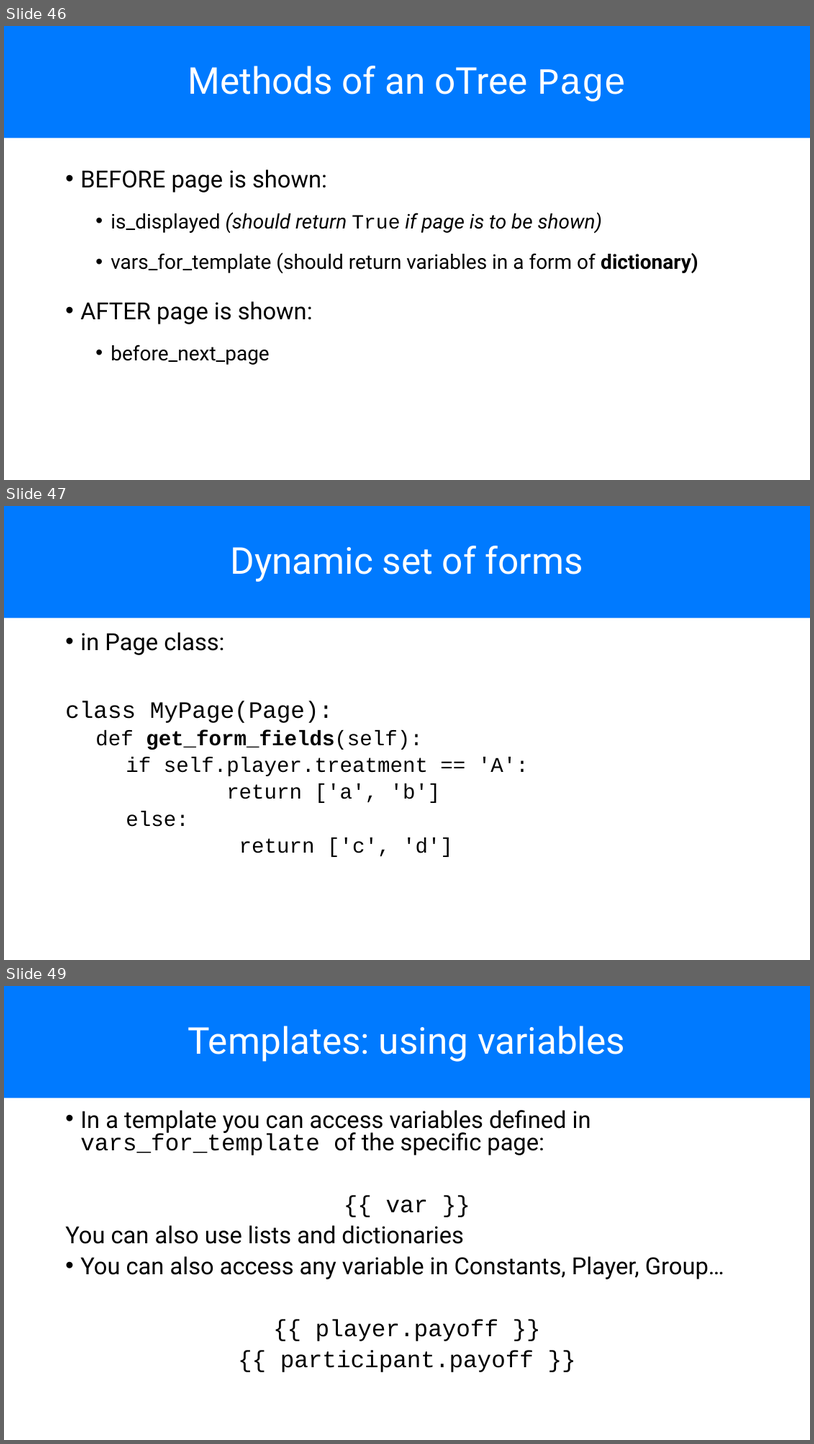
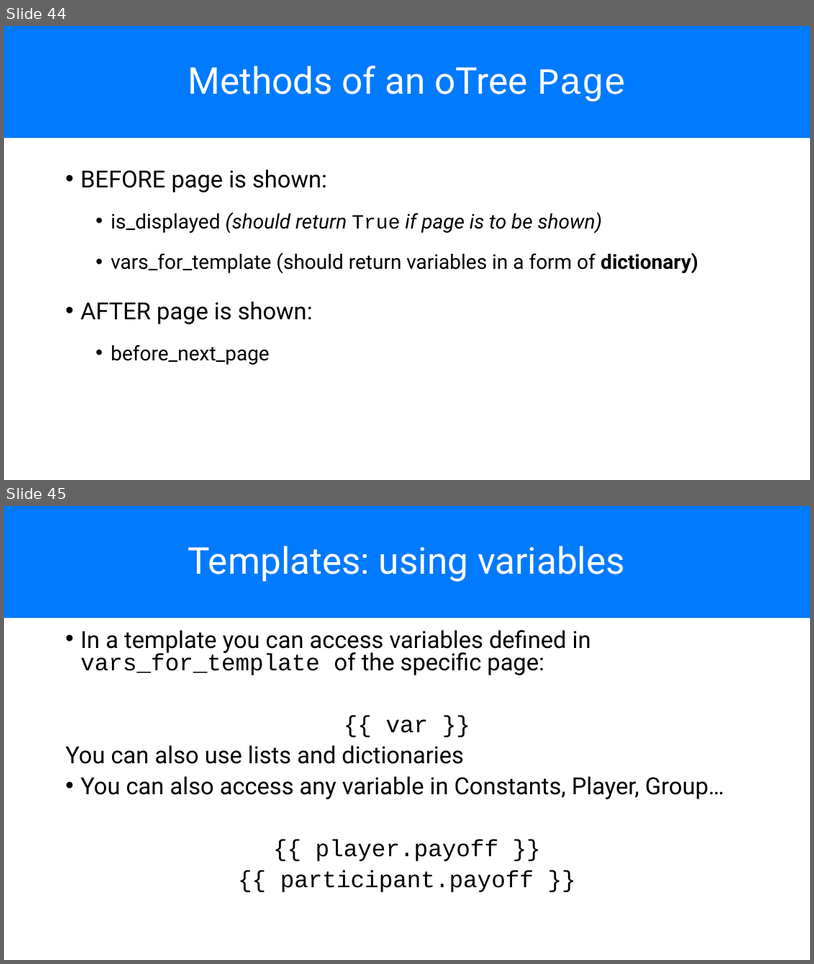
Before and after one commit to chapkovski/uncertainty-summer-school, a slide deck: presentations/frankfurt_july_2019 day1.pptx. Shown one above the other, each under a label of ours: slides 46, 47 and 49 before the commit, slides 44 and 45 after it; the slides between them are not shown. The pictures are 814x1444 and 814x964 pixels, drawn with LibreOffice and Linux fonts; fonts in the diff are those of the drawing. Boxes give left, top, right and bottom in pixels: in the first picture for what was removed or moved away, otherwise in the second. Text is boxed around its words. In the diff, an @@ line names an element or a change of style, - is before the commit and + after.

```diff
--- a/presentations/frankfurt_july_2019 day1.pptx
+++ b/presentations/frankfurt_july_2019 day1.pptx
@@ slide 47 removed at [4, 506, 810, 960], background #FFFFFF @@
@@ title removed at [4, 506, 810, 618] @@
-Dynamic set of forms
@@ text removed at [65, 632, 529, 857] @@
-• in Page class:
-class MyPage(Page):
-  def get_form_fields(self):
-    if self.player.treatment == 'A':
-    return ['a', 'b']
-    else:
-    return ['c', 'd']
@@ what was slide 46 is now slide 44 @@
@@ what was slide 49 is now slide 45 @@
```
Also in this commit, not shown: 1 slide changed, 1 slide added, 1 other slide removed, 11 other files.
